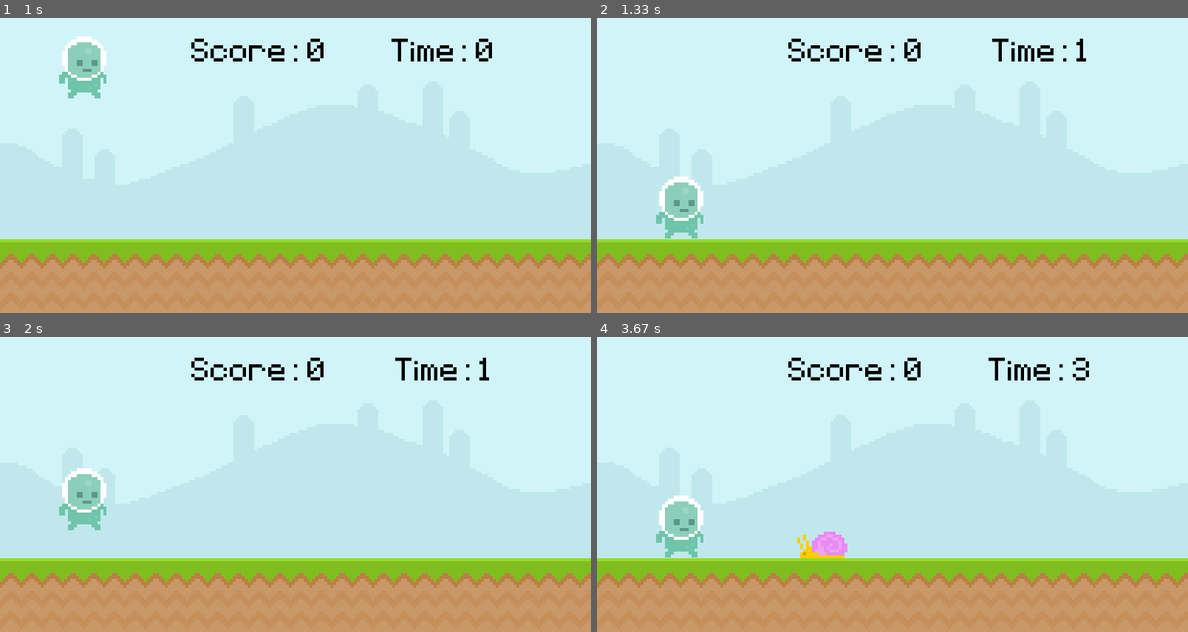
Above: before the commit, frames 1-4 (two rows, left to right).
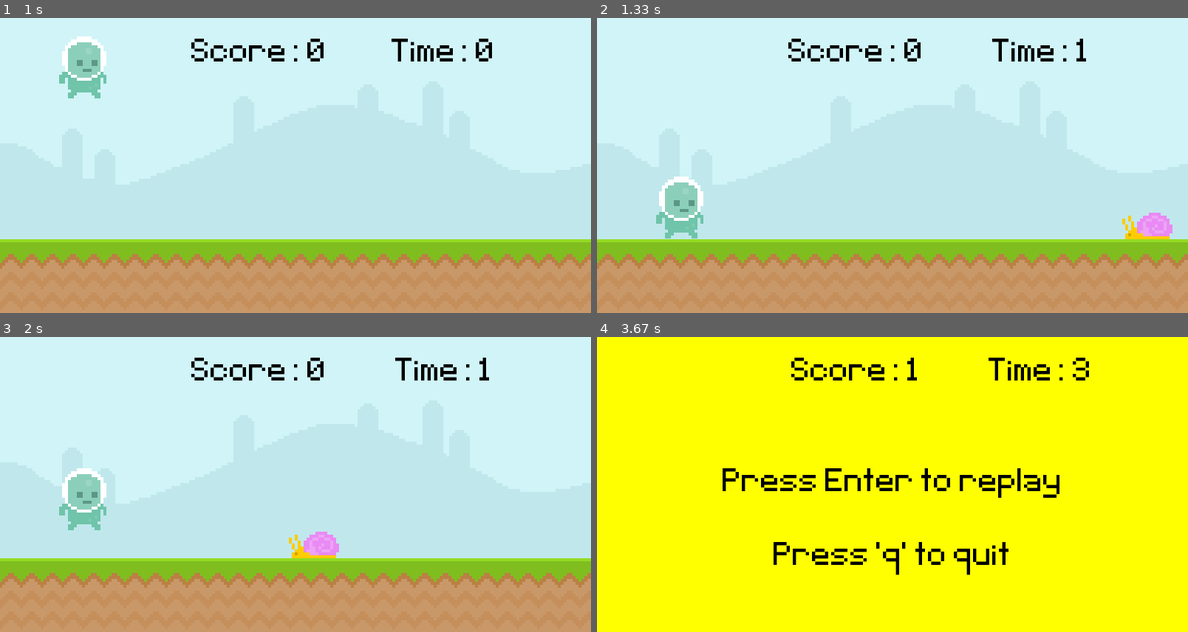
Above: after the commit, the same moments.

Repository: PaoloGuglie/Clear_Code_Tutorials
Game: pygame game, started from introduction to Pygame/project 1/main.py
Two runs of this game, one before a commit and one after it. Both use one fixed random seed, a clock stepped at 60 frames per second and the inputs below.
Inputs:
- Up to frame 1 (1 s): tap Enter at 0.33 s; tap Space at 0.67 s
- Up to frame 2 (1.33 s): tap Space at 1.07 s
- Up to frame 3 (2 s): tap Space at 1.37, 1.9 s
- Up to frame 4 (3.67 s): tap Space at 2.2, 2.4, 2.7, 2.97 s

Frame 1 is identical in both runs. In frame 2, 0.6% of the frame differs, in the area x 88-98%, y 66-75%; in frame 3, 0.6%; in frame 4, 100%, in the area x 0-100%, y 0-100%.

Commit message:
Added the fly enemy and organized the code.

Diff:
--- a/introduction to Pygame/project 1/main.py
+++ b/introduction to Pygame/project 1/main.py
@@ -34,8 +34,13 @@
     if obstacle_list:
         # Move the obstacles
         for obstacle_rect in obstacle_list:
-            obstacle_rect.x -= SNAIL_SPEED
-            screen.blit(snail_surface, obstacle_rect)
+            obstacle_rect.x -= OBSTACLE_SPEED
+
+            # Snail or Fly?
+            if obstacle_rect.bottom == 300:
+                screen.blit(snail_surface, obstacle_rect)
+            else:
+                screen.blit(fly_surface, obstacle_rect)
 
         # Delete out of bounds obstacles (using list comprehension)
         obstacle_list = [i for i in obstacle_list if i.x > -100]
@@ -59,6 +64,7 @@
 
 # Obstacles
 snail_surface = pygame.image.load('../graphics/snail/snail1.png').convert_alpha()
+fly_surface = pygame.image.load('../graphics/Fly/Fly1.png').convert_alpha()
 
 obstacle_rect_list = []
 
@@ -68,7 +74,7 @@
 
 # Timer
 obstacle_timer = pygame.USEREVENT + 1
-pygame.time.set_timer(obstacle_timer, 2000)
+pygame.time.set_timer(obstacle_timer, SPAWN_TIME)
 
 #                   MAIN LOOP
 while True:
@@ -98,8 +104,12 @@
                 elif event.key == pygame.K_q:
                     quit_game()
 
+        # Add a new enemy
         if event.type == obstacle_timer and GAME_ACTIVE:
-            obstacle_rect_list.append(snail_surface.get_rect(bottomright=(randint(900, 1000), 300)))
+            if randint(0, 2):
+                obstacle_rect_list.append(snail_surface.get_rect(bottomright=(randint(900, 1000), 300)))
+            else:
+                obstacle_rect_list.append(fly_surface.get_rect(bottomright=(randint(900, 1000), 200)))
 
     if GAME_ACTIVE:
         # Position the items on the display surface
@@ -122,7 +132,7 @@
 
         # Check if the obstacle reached end of screen
         for obstacle in obstacle_rect_list:
-            if -1 <= obstacle.x <= 4:
+            if -3 <= obstacle.x <= 4:
                 # Update score and text
                 SCORE += 1
                 display_score()
--- a/introduction to Pygame/project 1/settings.py
+++ b/introduction to Pygame/project 1/settings.py
@@ -6,14 +6,15 @@
 # Gameplay
 GAME_ACTIVE = False
 SCORE = 0
+SPAWN_TIME = 1000
 
 # Clock
 FRAME_RATE = 60
 START_TIME = 0
 FINAL_TIME = 0
 
-# Snail
-SNAIL_SPEED = 6
+# Obstacles
+OBSTACLE_SPEED = 8
 
 # Physics
 PLAYER_GRAVITY = 0
